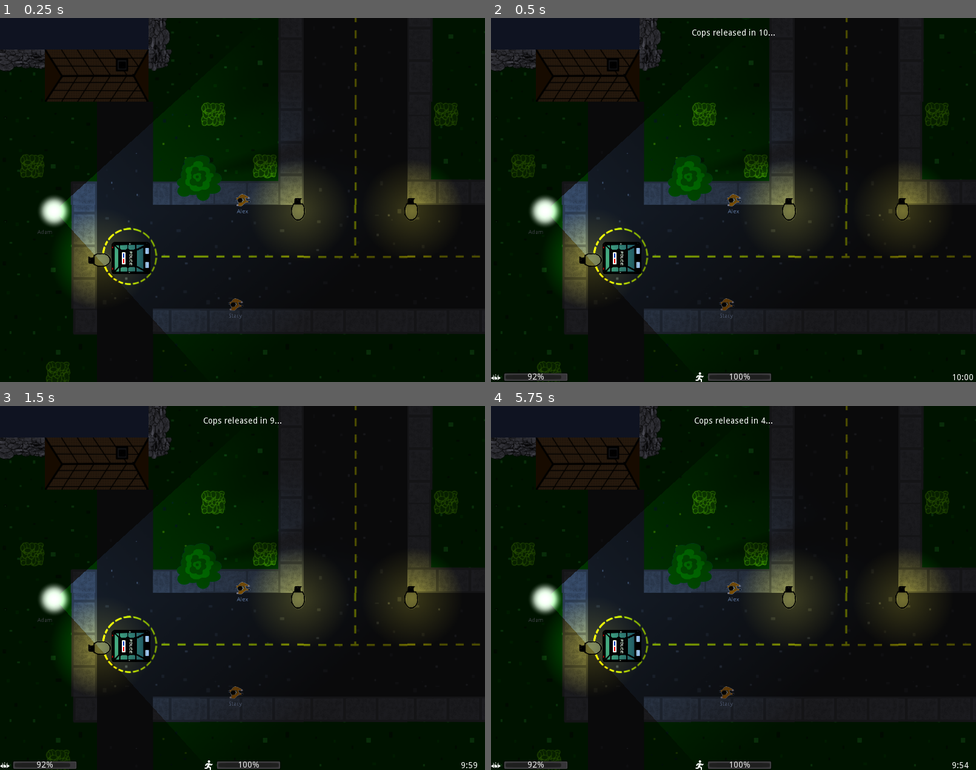
Above: before the commit, frames 1-4 (two rows, left to right).
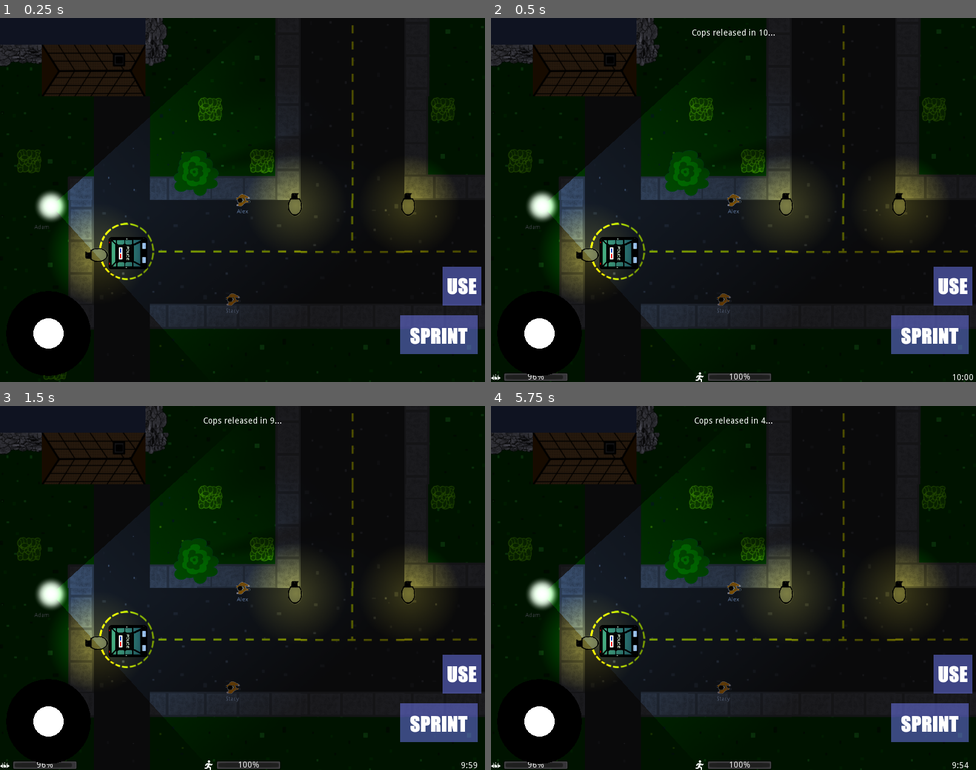
Above: after the commit, the same moments.

Repository: FugitiveTheGame/Fugitive
Game: Godot game, scene res://maps/map_01/Map_01_dev.tscn
Two runs of this game, one before a commit and one after it. Both use one fixed random seed, a clock stepped at 60 frames per second and the inputs below. This scene is started directly instead of the project's main scene.
Inputs (mouse positions are in pixels of both pictures, inside the frame that each line leads up to):
- Up to frame 1 (0.25 s): no input
- Up to frame 2 (0.5 s): no input
- Up to frame 3 (1.5 s): move the mouse to (349, 569) at 0.52 s; hold Right (ui_right) 0.53-1.25 s; hold Shift (sprint) 0.53-1.25 s; click (349, 569) at 0.67 s; tap E (use) at 0.8 s; tap Enter at 1.25 s; drag from (145, 606) to (242, 588) at 1.27 s
- Up to frame 4 (5.75 s): tap Space at 2, 3.5, 5 s; move the mouse to (782, 507) at 2.02 s; hold Right (ui_right) 2.03-2.75 s; hold H (car_horn) 2.03-2.75 s; tap E (use) at 2.3 s; tap Enter at 2.75, 4.25 s; drag from (709, 660) to (588, 533) at 2.77 s; move the mouse to (879, 642) at 3.52 s; hold Left (ui_left) 3.53-4.25 s; hold E (use) 3.53-4.25 s; drag from (588, 533) to (728, 693) at 4.27 s; move the mouse to (757, 588) at 5.02 s; hold Down (ui_down) from 5.03 s (still down); hold E (use) from 5.03 s (still down); click (757, 588) at 5.17 s

The runs differ from the first frame. In frame 1, 12% of the frame differs, in the area x 0-100%, y 0-100%; in frame 2, 12%; in frame 3, 12%; in frame 4, 12%.
Error in both runs: Assertion failed. (res://maps/map_01/Map_01_dev.gd:35)

Commit message:
Working on touch screen controls

Diff:
--- a/maps/base/BaseMap.tscn
+++ b/maps/base/BaseMap.tscn
@@ -6,9 +6,20 @@
 [ext_resource path="res://maps/base/seeker_release.ogg" type="AudioStream" id=4]
 [ext_resource path="res://maps/base/ic_stamina.png" type="Texture" id=5]
 [ext_resource path="res://maps/base/ic_visibility.png" type="Texture" id=6]
+[ext_resource path="res://touch_screen/button_use_pressed.png" type="Texture" id=7]
+[ext_resource path="res://touch_screen/button_use_normal.png" type="Texture" id=8]
+[ext_resource path="res://touch_screen/button_sprint_normal.png" type="Texture" id=9]
+[ext_resource path="res://touch_screen/button_sprint_pressed.png" type="Texture" id=10]
+[ext_resource path="res://touch_screen/TouchJoystick.tscn" type="PackedScene" id=11]
 
 [sub_resource type="RectangleShape2D" id=1]
 extents = Vector2( 142.869, 392.313 )
+
+[sub_resource type="RectangleShape2D" id=2]
+extents = Vector2( 32, 32 )
+
+[sub_resource type="RectangleShape2D" id=3]
+extents = Vector2( 64, 32 )
 
 [node name="base" type="Node2D"]
 script = ExtResource( 1 )
@@ -289,6 +300,26 @@
 "_edit_use_anchors_": false
 }
 
+[node name="TouchControls" type="Node" parent="UiLayer"]
+
+[node name="UseButton" type="TouchScreenButton" parent="UiLayer/TouchControls"]
+position = Vector2( 730, 410 )
+normal = ExtResource( 8 )
+pressed = ExtResource( 7 )
+shape = SubResource( 2 )
+action = "use"
+
+[node name="SprintButton" type="TouchScreenButton" parent="UiLayer/TouchControls"]
+position = Vector2( 660, 490 )
+normal = ExtResource( 9 )
+pressed = ExtResource( 10 )
+shape = SubResource( 3 )
+action = "sprint"
+
+[node name="Touch Joystick" parent="UiLayer/TouchControls" instance=ExtResource( 11 )]
+light_mask = 0
+position = Vector2( 80, 490 )
+
 [node name="RoadWalls" type="Node" parent="."]
 
 [node name="PregameCamera" type="Camera2D" parent="."]
--- a/maps/map_01/Map_01_dev.tscn
+++ b/maps/map_01/Map_01_dev.tscn
@@ -13,7 +13,7 @@
 playerName = "Adam"
 
 [node name="Hider00" parent="players" index="2" instance=ExtResource( 4 )]
-position = Vector2( 360.523, 243.674 )
+position = Vector2( 368.027, 256.014 )
 playerName = "Alex"
 
 [node name="Hider01" parent="players" index="3" instance=ExtResource( 4 )]
@@ -22,3 +22,7 @@
 
 [node name="GameStartTimer" parent="." index="5"]
 wait_time = 0.5
+
+[node name="Touch Joystick" parent="UiLayer/TouchControls" index="2"]
+light_mask = 1
+position = Vector2( 80, 520 )
--- /dev/null
+++ b/touch_screen/TouchJoystick.tscn
@@ -0,0 +1,108 @@
+[gd_scene load_steps=5 format=2]
+
+[sub_resource type="GDScript" id=1]
+script/source = "extends Node2D
+
+export var dead_zone = 5; #joystick deadzone radius
+export var circle_pad_radius = 25; #radius of the circle pad
+export var outer_ring_radius = 70; #radius of the outer ring of the joystick
+export var touch_screen_only = false;
+
+onready var CirclePadHitbox = get_node(\"Circle Pad/Circle Pad Hitbox\"); #retrieve useful nodes
+onready var CirclePad = get_node(\"Circle Pad\");
+
+onready var OuterRingHitbox = get_node(\"Outer Ring/Outer Ring Hitbox\");
+
+var lastScreenTouch = Vector2(); #previous screentouch location
+var lastTouchIndex = null; #records which touch index should be tracked
+
+signal _joystick_pressed; #called when the user pressed the joystick
+signal _joystick_released; #called when the user released the joystick
+signal _joystick_axis_changed(value); #called when the axis is changed by user input
+
+func _draw():
+	if((touch_screen_only && OS.has_touchscreen_ui_hint()) || !touch_screen_only):
+		draw_circle(Vector2(0,0), outer_ring_radius, Color(0,0,0)); #black circle shows outer ring
+		draw_circle(Vector2(0,0), dead_zone, Color(255, 0, 0)); #draw a red circle to show deadzone
+
+func _ready():
+	CirclePadHitbox.shape.radius = circle_pad_radius; #set the user defined radii
+	OuterRingHitbox.shape.radius = outer_ring_radius;
+
+	if(touch_screen_only && !OS.has_touchscreen_ui_hint()): #conceal the joystick if restricted to touchscreens
+		visible = false;
+
+func getStickPosition(): #returns vector scaled to return a vector between (-1, -1) and (1, 1)
+	if (abs(CirclePad.position.length()) > dead_zone):
+		return CirclePad.position / 70;
+	else:
+		return Vector2(0,0); #return 0,0 if circle pad is inside the deadzone
+
+func _physics_process(delta):
+	CirclePad.move_and_collide(lastScreenTouch - CirclePad.position); #move and collide to is an offset so current location must be subtracted first
+
+func _input(event): #tracks screentouch events
+	if (event.is_class(\"InputEventScreenDrag\")): #if the last touch was outside the joystick range it will be ignored
+		if (lastTouchIndex == event.index):
+			var temp = to_local(event.position); #store and convert touch loaction into a local point
+			if (abs(temp.length()) > outer_ring_radius): #if the length exceeds the allowed range
+				lastScreenTouch = temp.normalized() * outer_ring_radius; #normalize the vector to keep its direction but reduce the length to the maximum radius
+				get_tree().set_input_as_handled(); #stops the input from being sent to other nodes
+				self.emit_signal(\"_joystick_axis_changed\", getStickPosition()); #emit a signal that the axis changed value
+			else:
+				lastScreenTouch = temp; #the circlepad will simply move to the vector if it's in bounds
+				get_tree().set_input_as_handled(); #stops the input from being sent to other nodes
+				self.emit_signal(\"_joystick_axis_changed\", getStickPosition()); #emit a signal that the axis changed value
+
+	elif (event.is_class(\"InputEventScreenTouch\")):
+		if (event.index == lastTouchIndex && !event.pressed): #if the tracked index is being released
+			lastScreenTouch = Vector2(0,0); #reset touch position to the center when released
+			lastTouchIndex = null; #reset touch index when released
+			self.emit_signal(\"_joystick_released\"); #emit a signal when released
+
+func _on_Outer_Ring_input_event(viewport, event, shape_idx): #called when an input event happens inside outer ring
+	if (event.is_class(\"InputEventScreenTouch\")): #blocks undesired input
+		if (event.pressed): #if the screen is being pressed
+			lastScreenTouch = to_local(event.position); #log the previous screen touch relative to the joystick
+			lastTouchIndex = event.index; #record the touch index so it can tracked outside of outer ring
+			get_tree().set_input_as_handled(); #stops the input from being sent to other nodes
+			self.emit_signal(\"_joystick_pressed\"); #emit a signal when pressed
+"
+
+[sub_resource type="GDScript" id=2]
+script/source = "extends KinematicBody2D
+
+
+func _draw():
+	if((get_node(\"..\").touch_screen_only && OS.has_touchscreen_ui_hint()) || !get_node(\"..\").touch_screen_only): #do not draw circle pad if touchscreen only
+		draw_circle(Vector2(0,0), get_node(\"Circle Pad Hitbox\").shape.radius, Color(255,255,255)); #draw a circle to represent circle pad"
+
+[sub_resource type="CircleShape2D" id=3]
+radius = 25.0
+
+[sub_resource type="CircleShape2D" id=4]
+radius = 70.0
+
+[node name="Touch Joystick" type="Node2D"]
+script = SubResource( 1 )
+__meta__ = {
+"_edit_group_": true
+}
+
+[node name="Circle Pad" type="KinematicBody2D" parent="."]
+z_index = 1
+input_pickable = true
+script = SubResource( 2 )
+
+[node name="Circle Pad Hitbox" type="CollisionShape2D" parent="Circle Pad"]
+shape = SubResource( 3 )
+
+[node name="Outer Ring" type="Area2D" parent="."]
+gravity_point = true
+gravity_distance_scale = 70.0
+gravity_vec = Vector2( 0, 0 )
+gravity = 500.0
+
+[node name="Outer Ring Hitbox" type="CollisionShape2D" parent="Outer Ring"]
+shape = SubResource( 4 )
+[connection signal="input_event" from="Outer Ring" to="." method="_on_Outer_Ring_input_event"]
Not shown: 1 places in maps/base/BaseMap.tscn that only renumber resources
Binary file added: touch_screen/button_sprint_normal.png
Not shown, added: touch_screen/button_sprint_normal.png.import
Binary file added: touch_screen/button_sprint_pressed.png
Not shown, added: touch_screen/button_sprint_pressed.png.import
Binary file added: touch_screen/button_use_normal.png
Not shown, added: touch_screen/button_use_normal.png.import
Binary file added: touch_screen/button_use_pressed.png
Not shown, added: touch_screen/button_use_pressed.png.import
